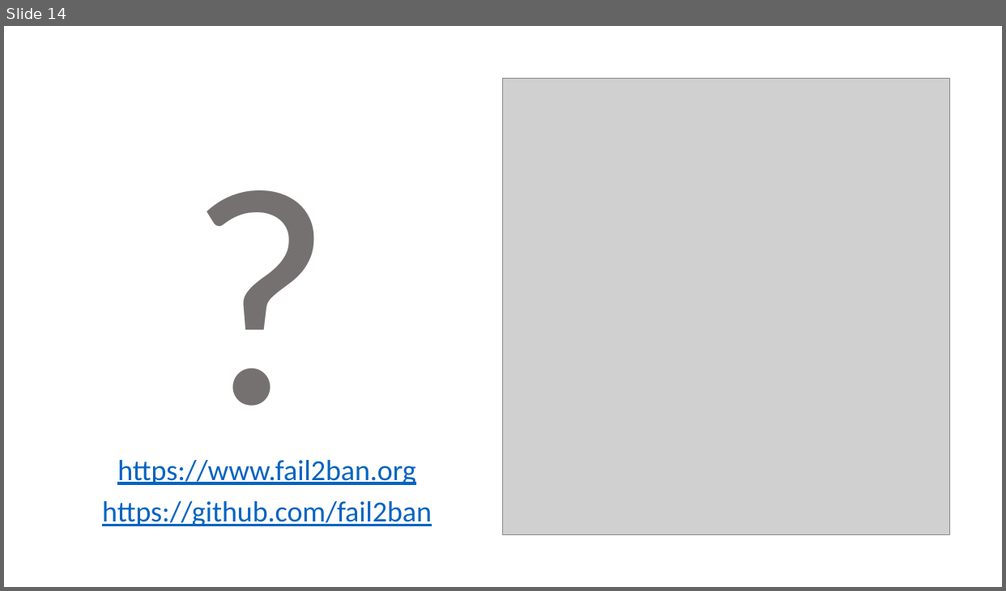
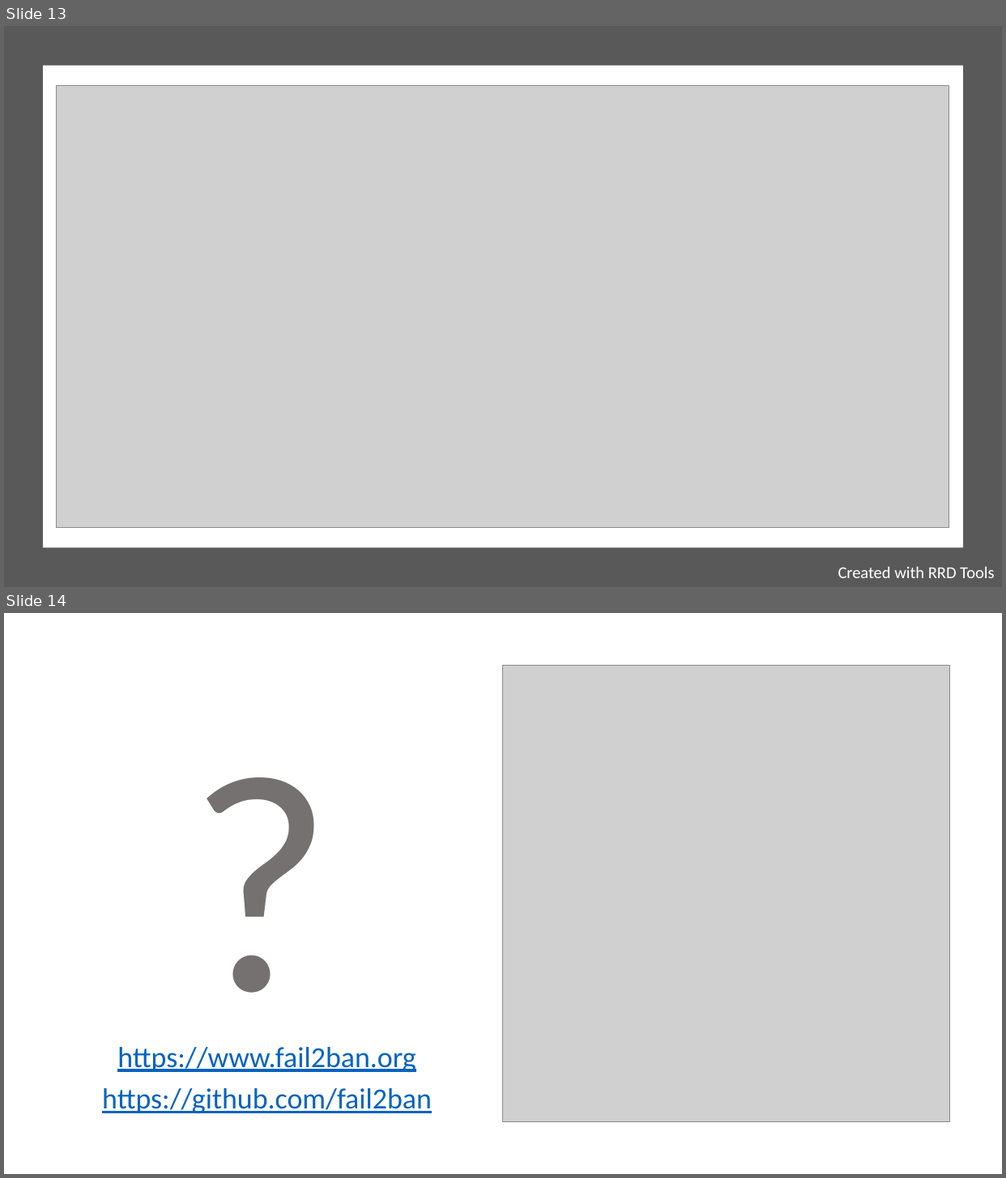
Before and after one commit to fodisi/ByteAcademy-Bootcamp, a slide deck: MondayPresentations/5_fail2ban/Fail2Ban.pptx. Shown one above the other, each under a label of ours: slide 14 before the commit, slides 13 and 14 after it. The pictures are 1006x591 and 1006x1178 pixels, drawn with LibreOffice and Linux fonts; fonts in the diff are those of the drawing; grey boxes stand for pictures. Boxes give left, top, right and bottom in pixels: in the first picture for what was removed or moved away, otherwise in the second. Text is boxed around its words. In the diff, an @@ line names an element or a change of style, - is before the commit and + after.

```diff
--- a/MondayPresentations/5_fail2ban/Fail2Ban.pptx
+++ b/MondayPresentations/5_fail2ban/Fail2Ban.pptx
@@ slide 13 added at bbox=[4, 26, 1002, 587], background #FFFFFF @@
@@ rectangle added at bbox=[4, 26, 1002, 587], fill #595959 @@
@@ rectangle added at bbox=[43, 66, 963, 548], fill #FFFFFF @@
@@ picture added at bbox=[57, 86, 949, 527] @@
@@ text added at bbox=[838, 566, 994, 578], 16 pt, text #FFFFFF @@
+Created with RRD Tools
```
Also in this commit, not shown: 3 slides changed, 1 slide removed.
